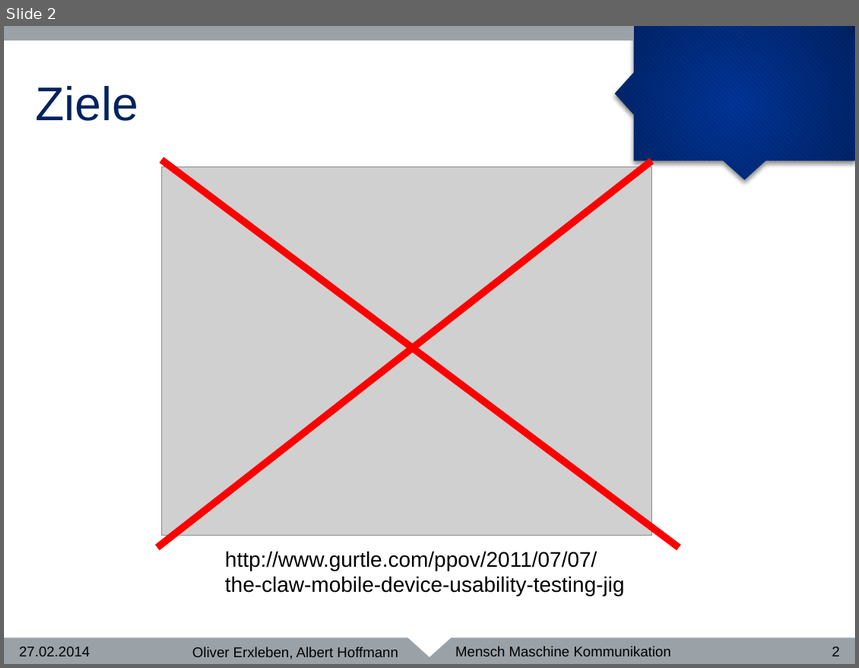
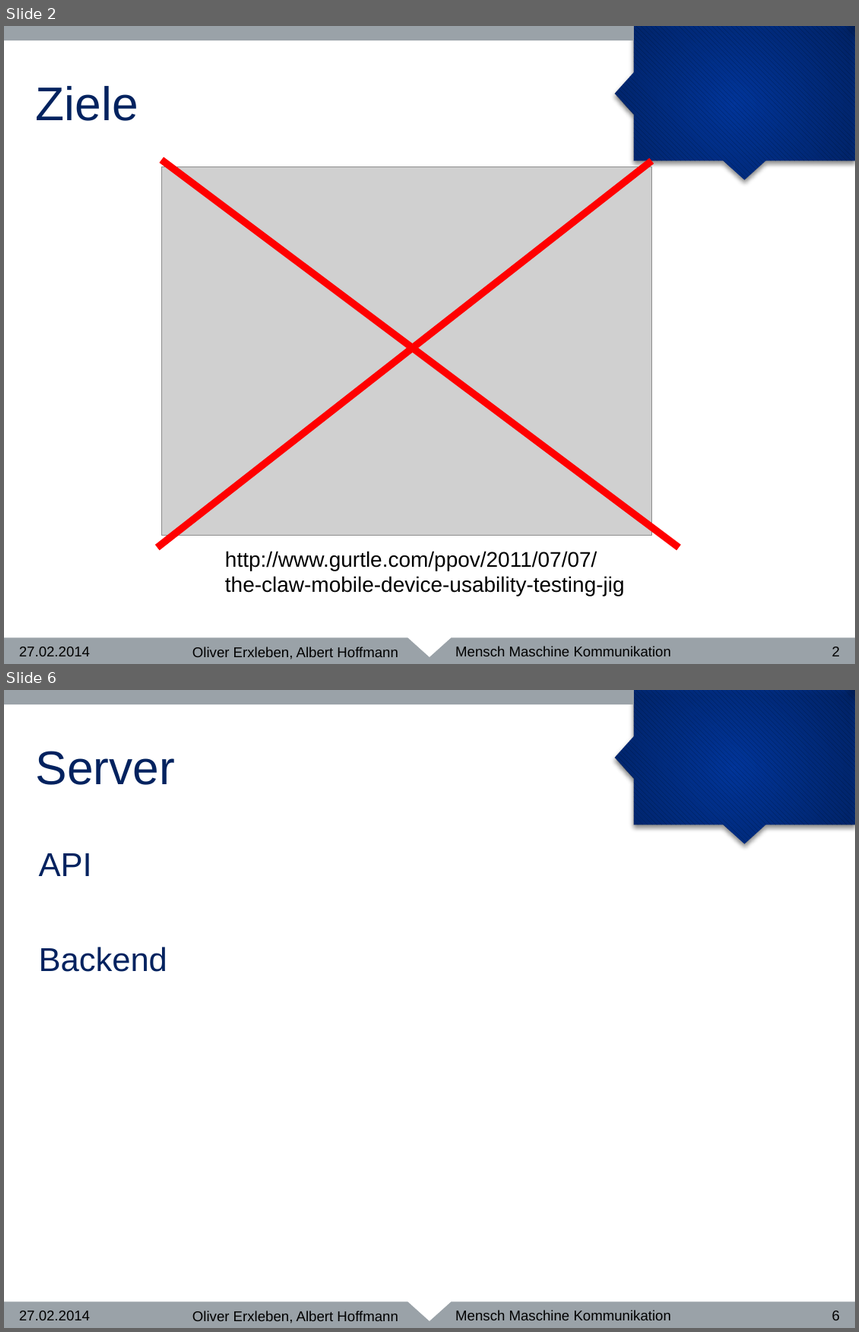
Before and after one commit to Chromdioxyde/hipsterbility, a slide deck: presentation/MMK.pptm. Shown one above the other, each under a label of ours: slide 2 before the commit, slides 2 and 6 after it; the slides between them are not shown. The pictures are 859x668 and 859x1332 pixels, drawn with LibreOffice and Linux fonts; fonts in the diff are those of the drawing; grey boxes stand for pictures; background and template pictures are left out. Boxes give left, top, right and bottom in pixels: in the first picture for what was removed or moved away, otherwise in the second. Text is boxed around its words. In the diff, an @@ line names an element or a change of style, - is before the commit and + after.

```diff
--- a/presentation/MMK.pptm
+++ b/presentation/MMK.pptm
@@ slide 6 added at box(4, 690, 855, 1328), background #FFFFFF; not listed: 5 template elements that a slide beside it also shows @@
@@ title added at box(36, 751, 175, 785), 40 pt, text #02225F @@
+Server
@@ text added at box(39, 853, 167, 972), 28 pt, text #02225F @@
+  API
+  Backend
@@ text added at box(19, 1311, 90, 1321), 12 pt, text #000000 @@
+27.02.2014
@@ text added at box(192, 1311, 398, 1324), 12 pt, text #000000 @@
+Oliver Erxleben, Albert Hoffmann
@@ page number added at box(832, 1311, 840, 1321), 12 pt, text #000000 @@
+6
```
Also in this commit, not shown: 2 slides changed, 3 other slides added, 9 other files.
